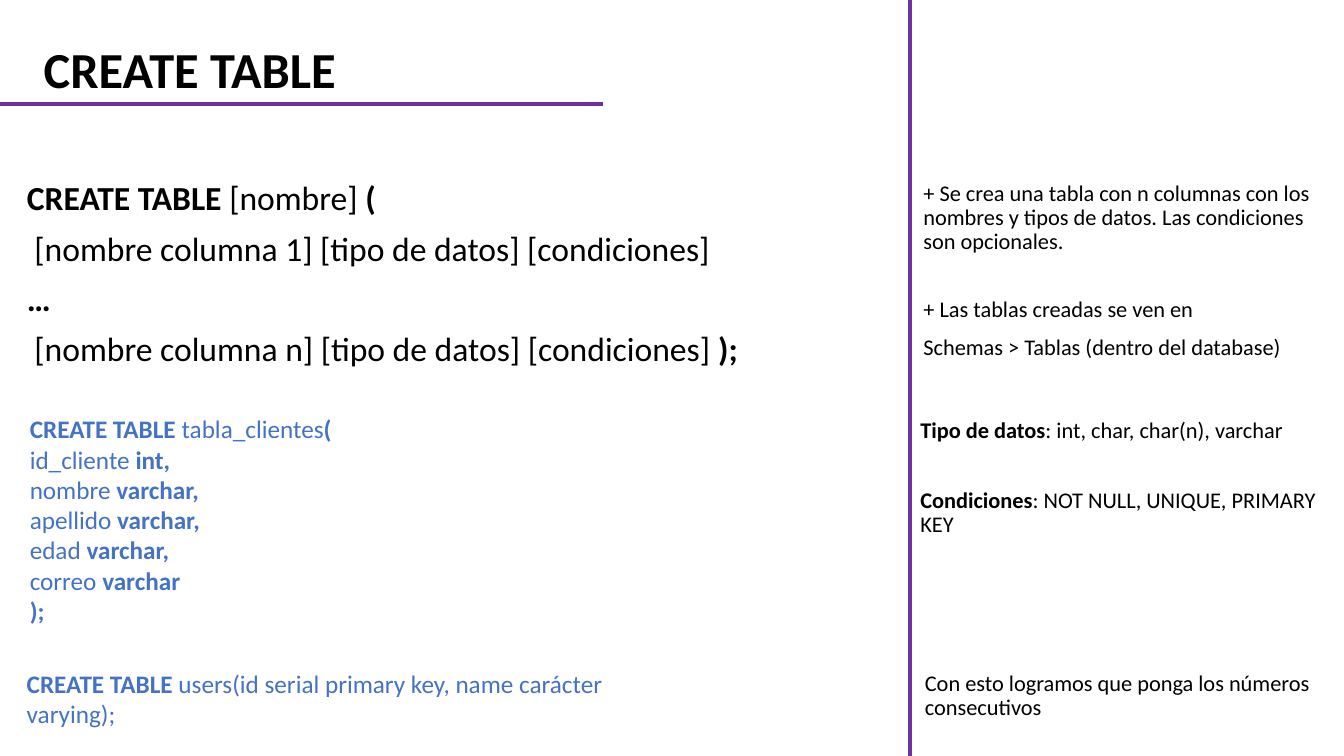
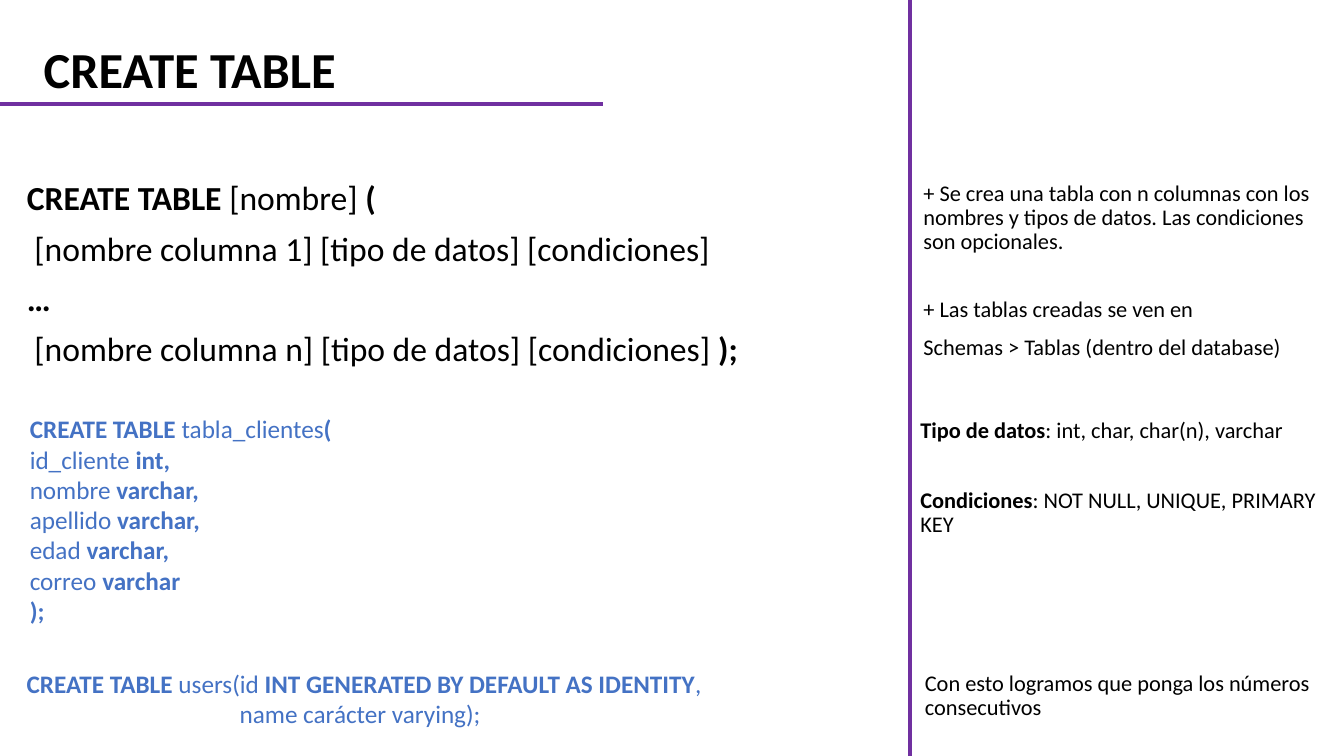
Before and after one commit to CarlosCamposs/Curso-AABD_SQL, a slide deck: slide 3 of Curso AABD-SQL (Notas).pptx. Drawn at 1344x756 pixels with LibreOffice and Linux fonts; fonts in the diff are those of the drawing. Boxes give left, top, right and bottom in pixels: in the first picture for what was removed or moved away, otherwise in the second. Text is boxed around its words. In the diff, an @@ line names an element or a change of style, - is before the commit and + after.

```diff
--- a/Curso AABD-SQL (Notas).pptx
+++ b/Curso AABD-SQL (Notas).pptx
@@ text at [27, 675, 701, 728]: text changed; bold on @@
-CREATE TABLE users(id serial primary key, name carácter varying);
+CREATE TABLE users(id INT GENERATED BY DEFAULT AS IDENTITY,
+name carácter varying);
```
Also in this commit, not shown: 1 other file.
